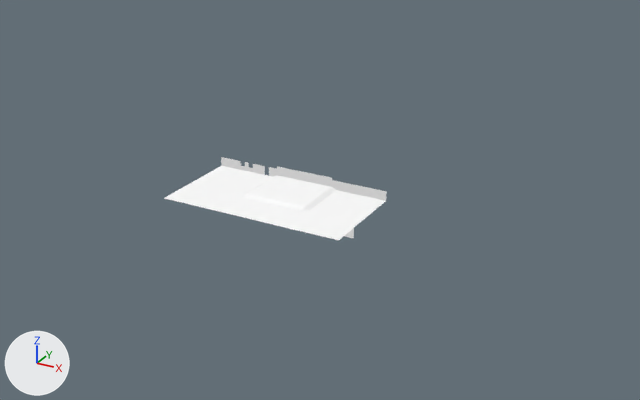
An edit to the glTF model Assets/floor.glb, drawn before and after from the same camera.
Camera for both pictures: a camera (50 mm lens) standing at (84.4, -135.9, 70.0) and looking at (4.8, 8.8, -2.4). The axes (+X, +Y, +Z) are drawn at lower left. The lights are the same throughout. The picture after the commit comes second. Vertices at exactly the same position are counted once.
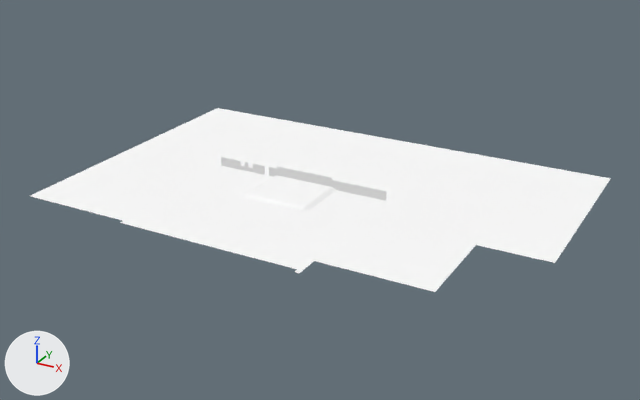
Pixel boxes (x1, y1, x2, y2) of what changed, in the pictures (640 x 400 px):
'default', reshaped (161% wider, 120% taller)
    before: (165, 157, 387, 240)
    after: (30, 108, 611, 292)
part 1 of me_mesh_0, built on
    before: (377, 191, 387, 201)
    after: (30, 108, 611, 292)

The edits, one by one:
me_mesh_0 is used by ob_default; location (0.0, 0.0, 0.0).
me_mesh_0 had 897 vertices, 1630 faces and spanned x -20.0..19.0, y -10.0..10.0, z -5.5..2.5.
me_mesh_0 now has 6327 vertices, 12248 faces and spans x -44.0..55.0, y -24.0..43.2, z -5.5..2.5.
me_mesh_0 part 1: 1 vertex removed from x 19.0, y 10.0, z 0.0; 5431 vertices added at x -44.0..55.0, y -24.0..43.2, z 0.0.
